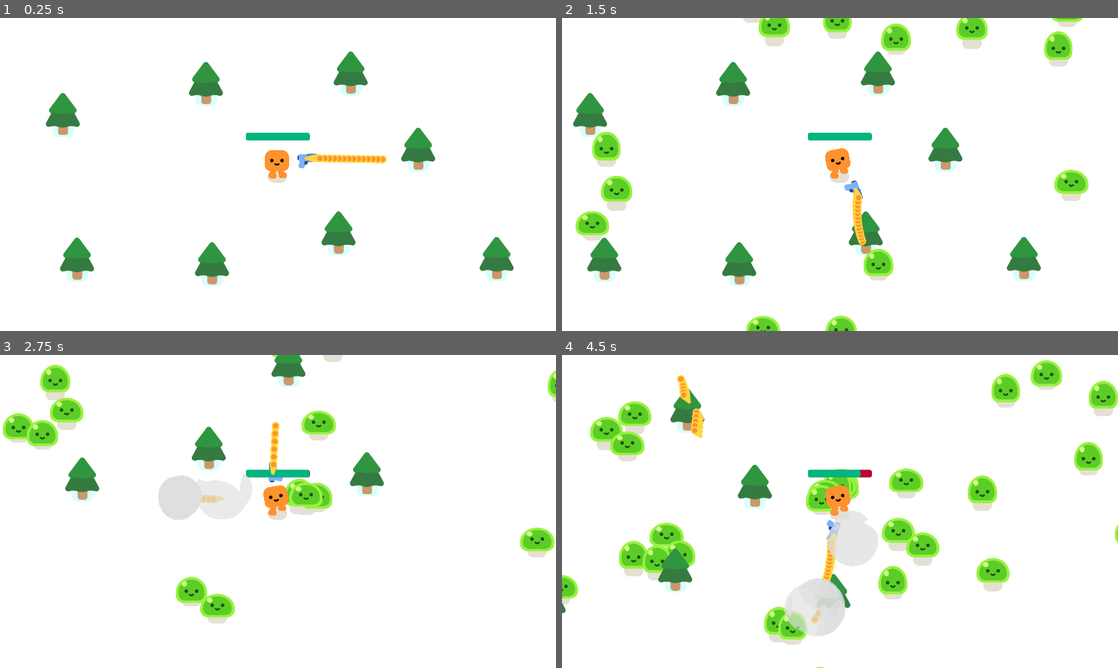
Above: before the commit, frames 1-4 (two rows, left to right).
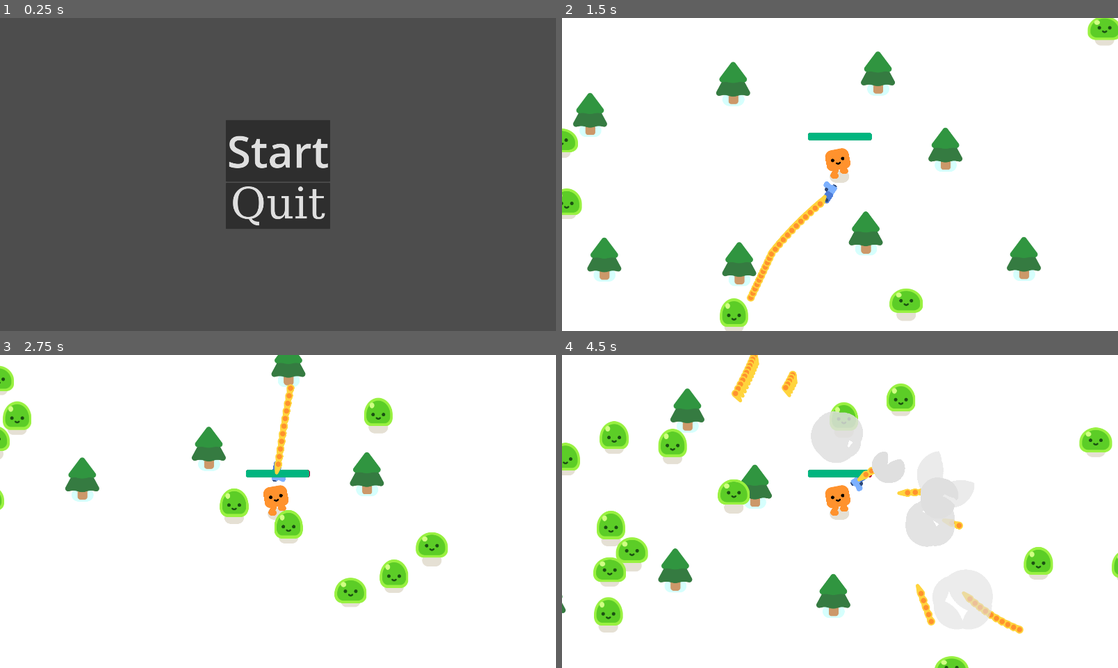
Above: after the commit, the same moments.

Repository: Tonykuang1028/FinalProject
Game: Godot game, scene res://start_menu.tscn
Same seed, same stepped clock (60 frames per second), same inputs: the game is played once before the commit and once after it. Before the commit the project starts from res://survivors_game.tscn.
Inputs (mouse positions are in pixels of both pictures, inside the frame that each line leads up to):
- Up to frame 1 (0.25 s): no input
- Up to frame 2 (1.5 s): click (840, 149) at 0.5 s, where only the run after the commit has a clickable "Start"; tap Enter (ui_accept) at 1.25 s; hold D (move_right) from 1.28 s (still down)
- Up to frame 3 (2.75 s): tap Enter (ui_accept) at 1.52, 2.27 s; release D (move_right) at 2.03 s; hold S (move_down) from 2.03 s (still down)
- Up to frame 4 (4.5 s): release S (move_down) at 2.78 s; hold D (move_right) 2.78-3.53 s; hold W (move_up) 3.53-4.28 s; tap Enter (ui_accept) at 3.77 s; hold A (move_left) from 4.28 s (still down)

The runs differ from the first frame. In frame 1, 100% of the frame differs, in the area x 0-100%, y 0-100%; in frame 2, 7.9%; in frame 3, 9.2%; in frame 4, 18%.

Commit message:
Created boring start and quit menu

Diff:
--- a/project.godot
+++ b/project.godot
@@ -75,7 +75,7 @@
 [application]
 
 config/name="Your First 2D Game With Godot 4: START (GDQuest)"
-run/main_scene="res://survivors_game.tscn"
+run/main_scene="res://start_menu.tscn"
 config/features=PackedStringArray("4.2", "Forward Plus")
 config/icon="res://icon.png"
 
--- /dev/null
+++ b/start_menu.gd
@@ -0,0 +1,8 @@
+extends CenterContainer
+
+
+func _on_start_game_pressed():
+	get_tree().change_scene_to_file("res://survivors_game.tscn")
+
+func _on_quit_button_pressed():
+	get_tree().quit()
--- /dev/null
+++ b/start_menu.tscn
@@ -0,0 +1,49 @@
+[gd_scene load_steps=4 format=3 uid="uid://dmvkxjmxyo5dw"]
+
+[ext_resource type="Script" path="res://start_menu.gd" id="1_e5lh7"]
+
+[sub_resource type="SystemFont" id="SystemFont_33db3"]
+font_names = PackedStringArray("Gill Sans")
+
+[sub_resource type="FontFile" id="FontFile_4j3xn"]
+cache/0/150/0/ascent = 0.0
+cache/0/150/0/descent = 0.0
+cache/0/150/0/underline_position = 0.0
+cache/0/150/0/underline_thickness = 0.0
+cache/0/150/0/scale = 1.0
+cache/0/150/0/kerning_overrides/150/0 = Vector2(0, 0)
+cache/0/150/0/kerning_overrides/16/0 = Vector2(0, 0)
+cache/0/16/0/ascent = 0.0
+cache/0/16/0/descent = 0.0
+cache/0/16/0/underline_position = 0.0
+cache/0/16/0/underline_thickness = 0.0
+cache/0/16/0/scale = 1.0
+cache/0/16/0/kerning_overrides/150/0 = Vector2(0, 0)
+cache/0/16/0/kerning_overrides/16/0 = Vector2(0, 0)
+
+[node name="StartMenu" type="CenterContainer"]
+anchors_preset = 15
+anchor_right = 1.0
+anchor_bottom = 1.0
+grow_horizontal = 2
+grow_vertical = 2
+script = ExtResource("1_e5lh7")
+
+[node name="VBoxContainer" type="VBoxContainer" parent="."]
+layout_mode = 2
+
+[node name="StartGame" type="Button" parent="VBoxContainer"]
+layout_mode = 2
+theme_override_fonts/font = SubResource("SystemFont_33db3")
+theme_override_font_sizes/font_size = 150
+text = "Start"
+
+[node name="QuitButton" type="Button" parent="VBoxContainer"]
+layout_mode = 2
+theme_override_fonts/font = SubResource("FontFile_4j3xn")
+theme_override_font_sizes/font_size = 150
+text = "Quit
+"
+
+[connection signal="pressed" from="VBoxContainer/StartGame" to="." method="_on_start_game_pressed"]
+[connection signal="pressed" from="VBoxContainer/QuitButton" to="." method="_on_quit_button_pressed"]
